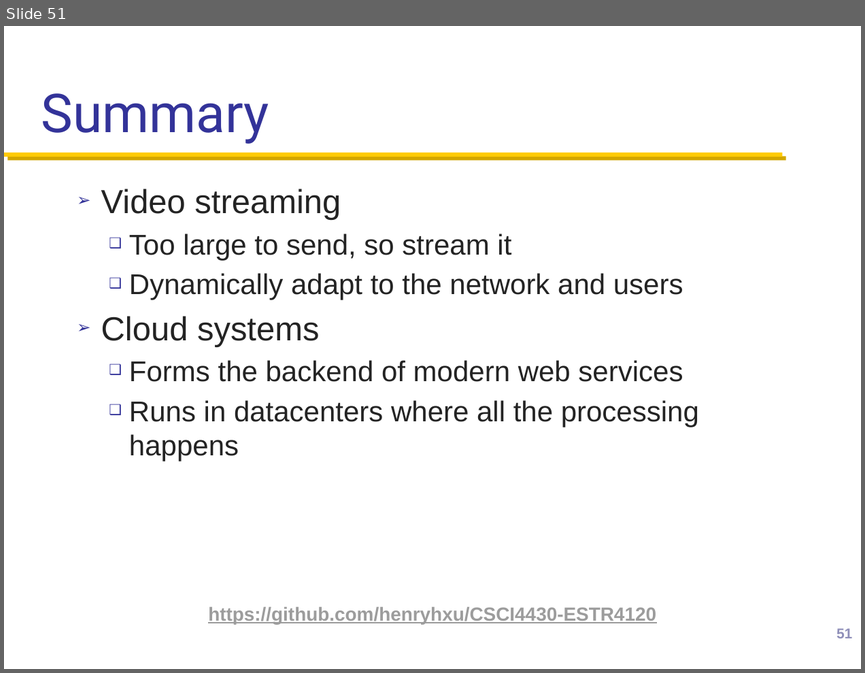
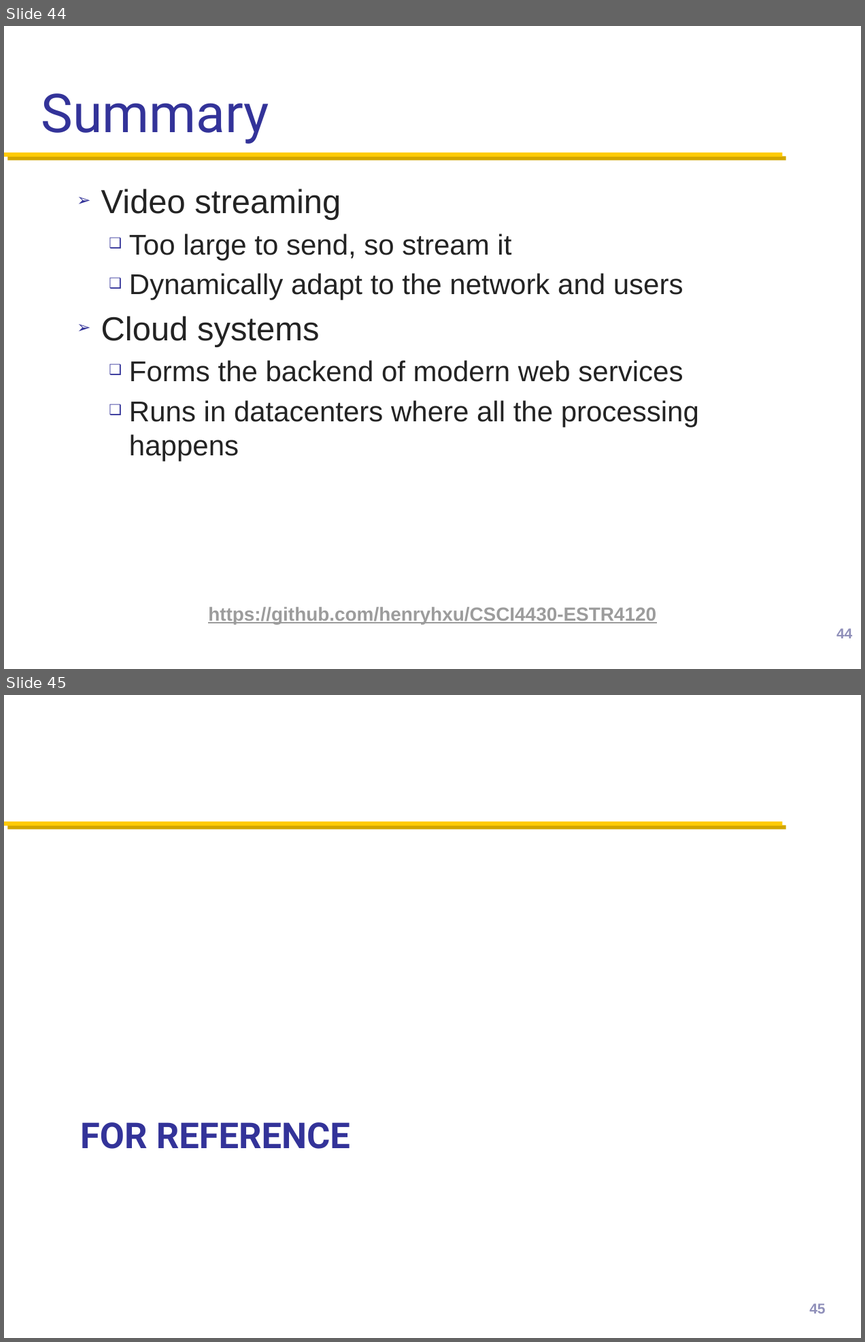
Before and after one commit to henryhxu/CSCI4430-ESTR4120, a slide deck: lec/lec5.pptx. Shown one above the other, each under a label of ours: slide 51 before the commit, slides 44 and 45 after it. The pictures are 865x673 and 865x1342 pixels, drawn with LibreOffice and Linux fonts; fonts in the diff are those of the drawing; background and template pictures are left out. Boxes give left, top, right and bottom in pixels: in the first picture for what was removed or moved away, otherwise in the second. Text is boxed around its words. In the diff, an @@ line names an element or a change of style, - is before the commit and + after.

```diff
--- a/lec/lec5.pptx
+++ b/lec/lec5.pptx
@@ slide 45 added at [4,695,861,1338], background #FFFFFF; not listed: 1 template element that a slide beside it also shows @@
@@ title added at [80,1122,350,1149], 30 pt, text #333399, bold @@
+FOR REFERENCE
@@ page number added at [809,1303,825,1313], 12 pt, text #9090BA @@
+45
@@ what was slide 51 is now slide 44 @@
@@ page number at [836,628,852,638]: text changed @@
-51
+44
```
Also in this commit, not shown: 3 slides changed, 3 slides removed.
